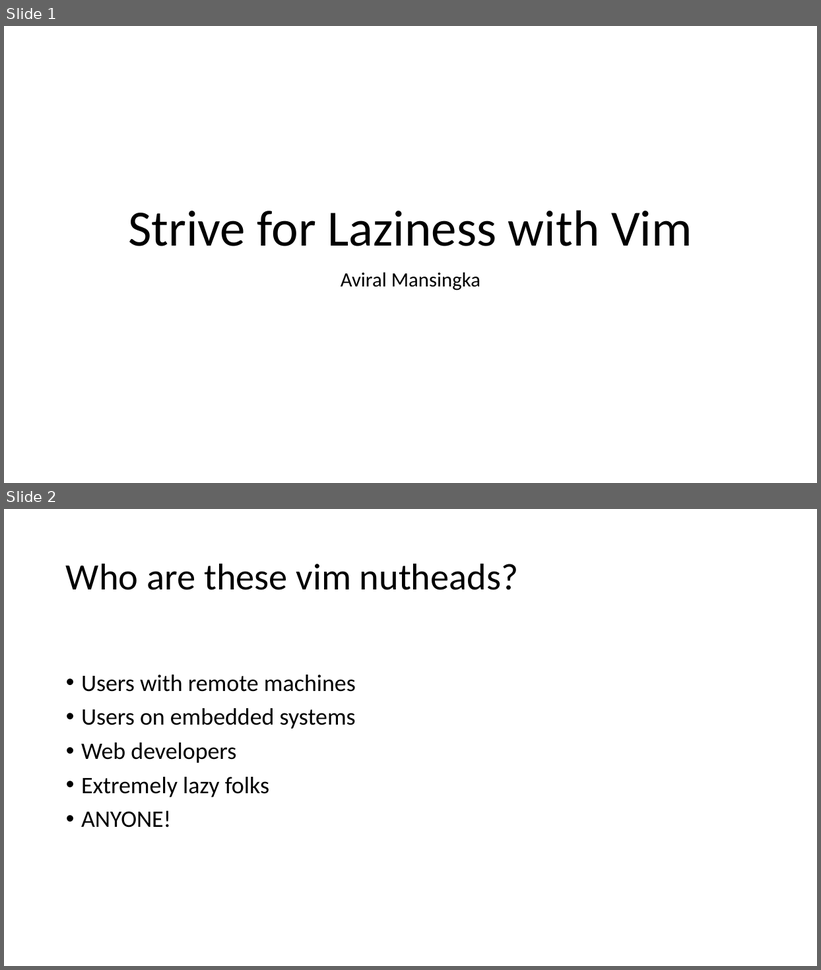
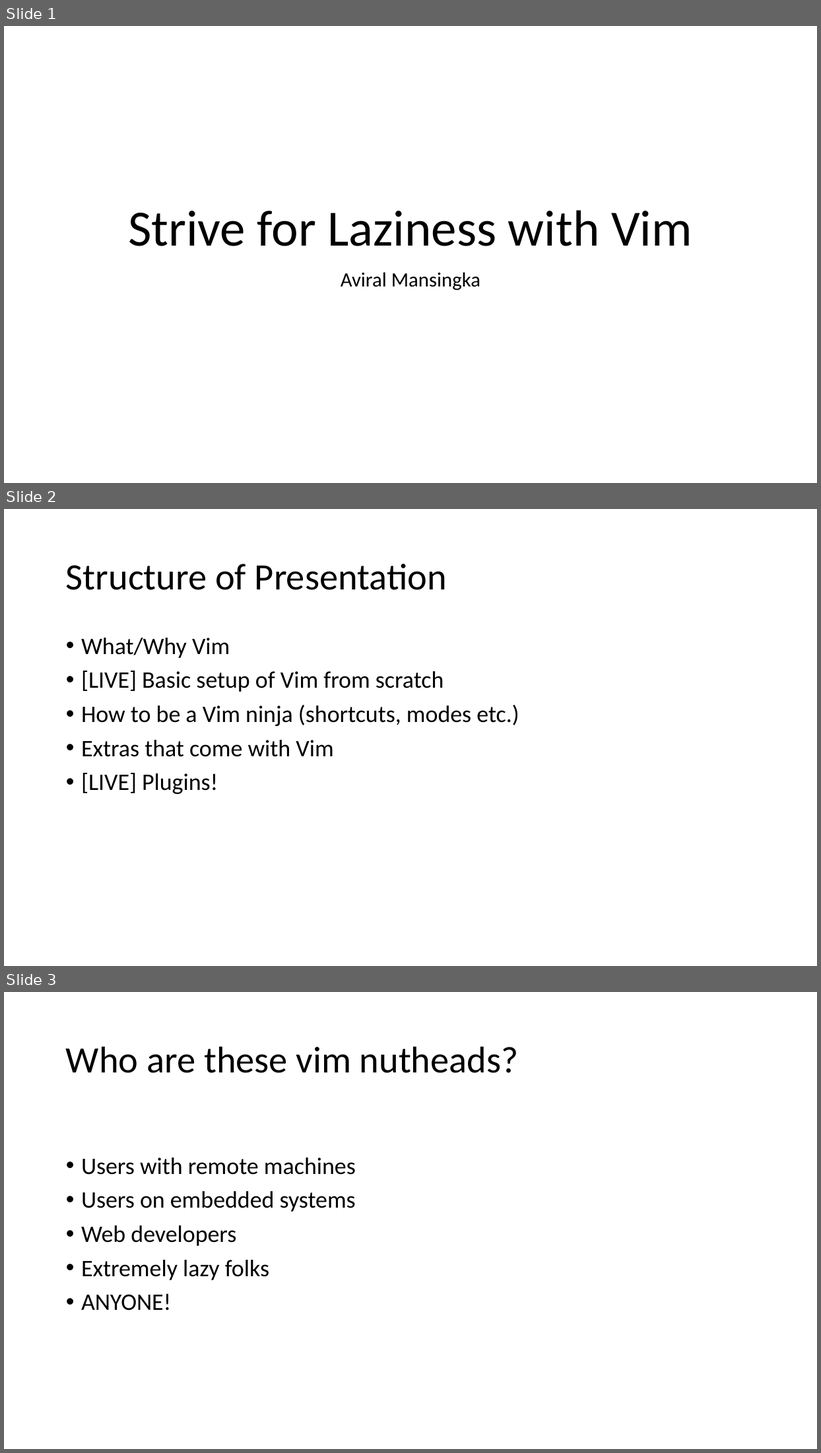
Before and after one commit to aviralmansingka/vim-talks, a slide deck: vim-talks.pptx. Shown one above the other, each under a label of ours: slides 1 and 2 before the commit, slides 1, 2 and 3 after it. The pictures are 821x970 and 821x1453 pixels, drawn with LibreOffice and Linux fonts; fonts in the diff are those of the drawing. Boxes give left, top, right and bottom in pixels: in the first picture for what was removed or moved away, otherwise in the second. Text is boxed around its words. In the diff, an @@ line names an element or a change of style, - is before the commit and + after.

Commit message:
Final presentation (hopefully)

```diff
--- a/vim-talks.pptx
+++ b/vim-talks.pptx
@@ slide 2 added at bbox=[4, 509, 817, 966], background #FFFFFF @@
@@ title added at bbox=[66, 564, 447, 590], 44 pt, text #000000 @@
+Structure of Presentation
@@ text added at bbox=[81, 638, 519, 794], 28 pt, text #000000 @@
+• What/Why Vim
+• [LIVE] Basic setup of Vim from scratch
+• How to be a Vim ninja (shortcuts, modes etc.)
+• Extras that come with Vim
+• [LIVE] Plugins!
@@ what was slide 2 is now slide 3 @@
```
